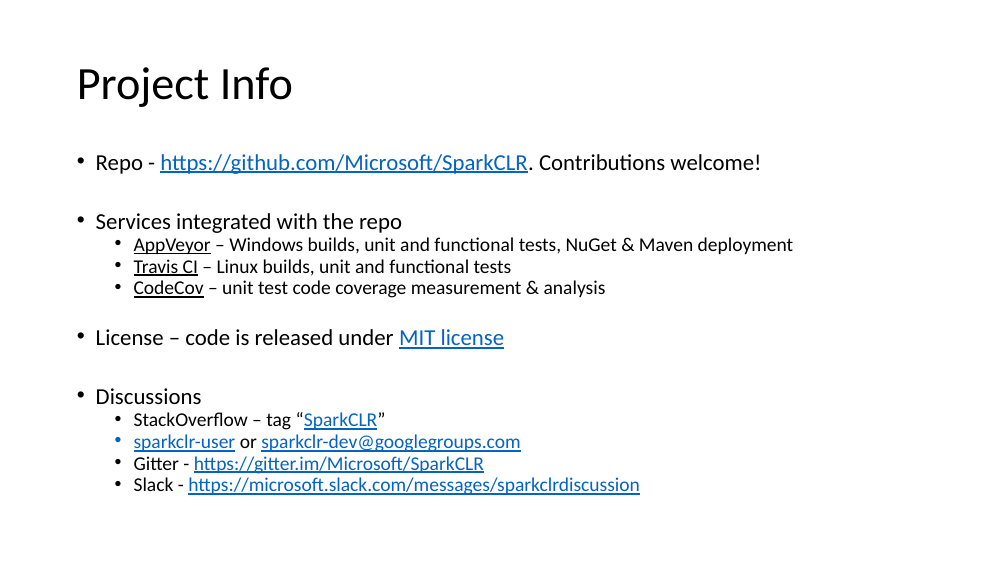
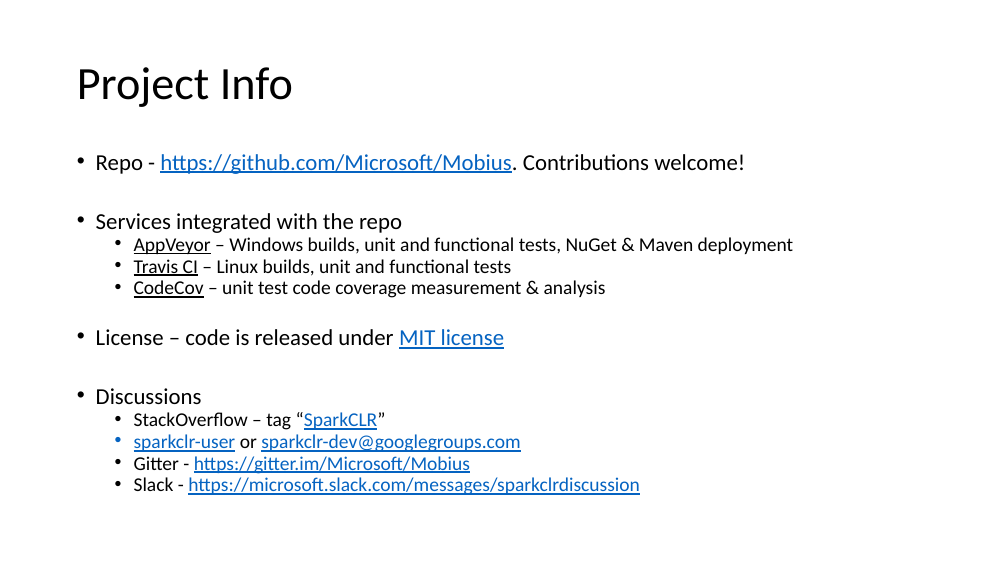
Before and after one commit to microsoft/Mobius, a slide deck: slide 13 of docs/Mobius.pptx (slide 15 before the commit). Drawn at 1008x567 pixels with LibreOffice and Linux fonts; fonts in the diff are those of the drawing. Boxes give left, top, right and bottom in pixels: in the first picture for what was removed or moved away, otherwise in the second. Text is boxed around its words. In the diff, an @@ line names an element or a change of style, - is before the commit and + after.

Commit message:
additional updates to doc and using Mobius name in scripts

```diff
--- a/docs/Mobius.pptx
+++ b/docs/Mobius.pptx
@@ text at <box>96,154,745,174</box>: text changed @@
-• Repo - https://github.com/Microsoft/SparkCLR. Contributions welcome!
+• Repo - https://github.com/Microsoft/Mobius. Contributions welcome!
@@ text at <box>134,456,470,474</box>: text changed @@
-  • Gitter - https://gitter.im/Microsoft/SparkCLR
+  • Gitter - https://gitter.im/Microsoft/Mobius
```
Also in this commit, not shown: 2 other slides changed, 2 slides removed, 8 other files.
